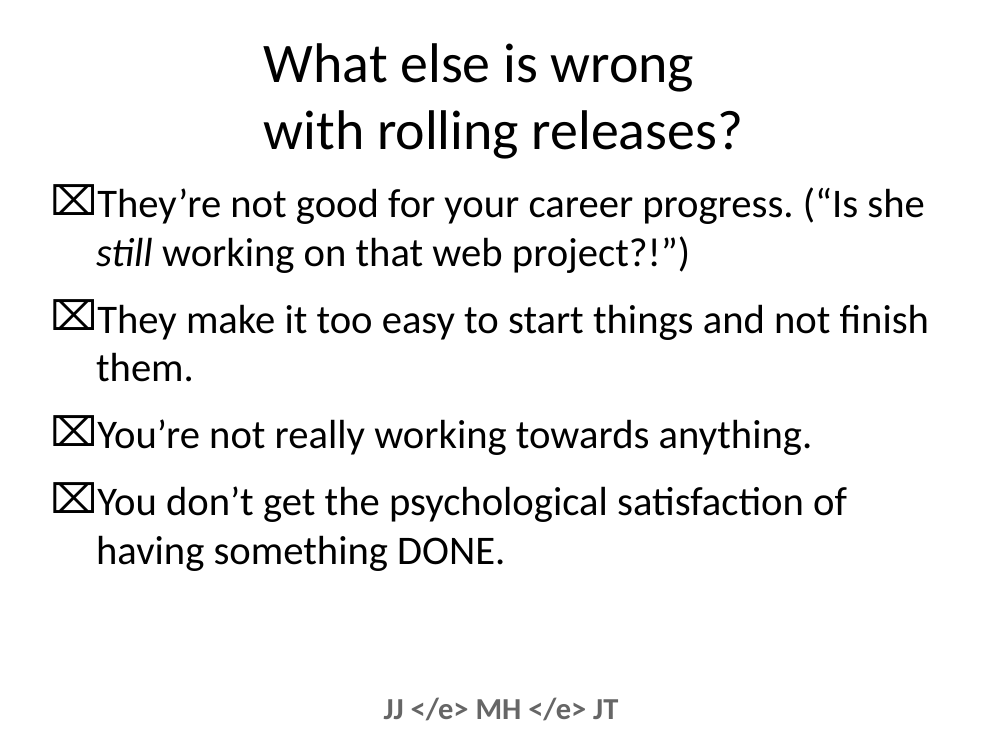
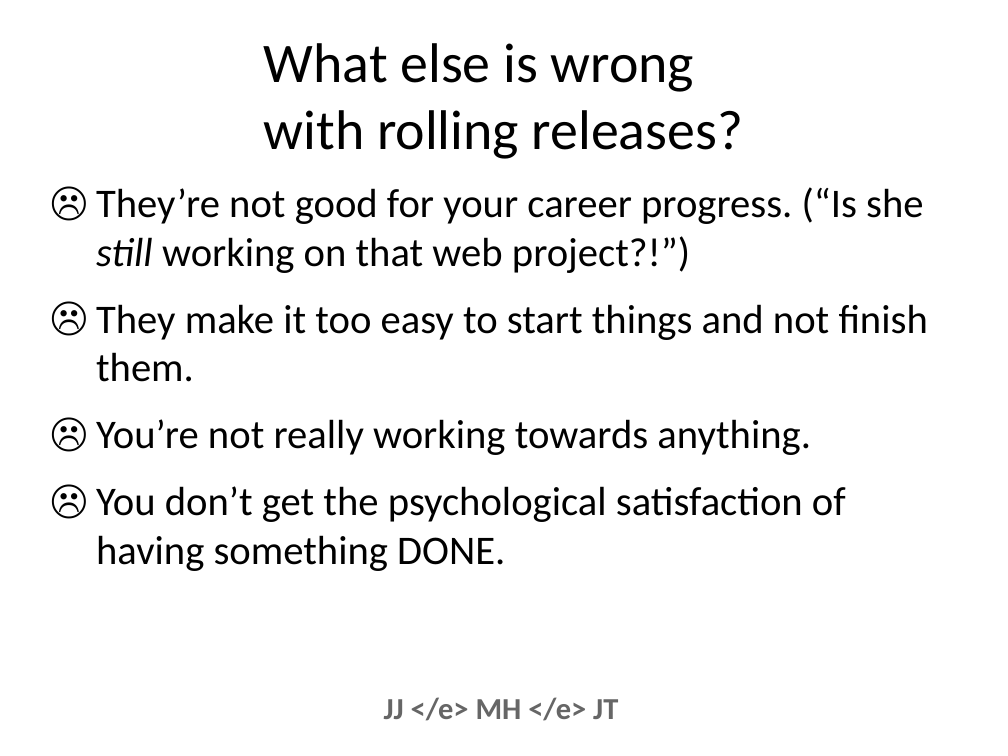
Before and after one commit to projectEndings/Endings, a slide deck: slide 10 of presentations/dhsi2019/what_is_a_release.odp. Drawn at 1008x756 pixels with LibreOffice and Linux fonts; fonts in the diff are those of the drawing; background and template pictures are left out. Boxes give left, top, right and bottom in pixels: in the first picture for what was removed or moved away, otherwise in the second. Text is boxed around its words. In the diff, an @@ line names an element or a change of style, - is before the commit and + after.

Commit message:
Made final changes to presentations on releases

```diff
--- a/presentations/dhsi2019/what_is_a_release.odp
+++ b/presentations/dhsi2019/what_is_a_release.odp
@@ text "They’re not good for your ..." at (96, 187, 928, 571): bullet ⌧ to ☹ @@
```
Also in this commit, not shown: 3 other slides changed, 1 slide added, 1 other file.
